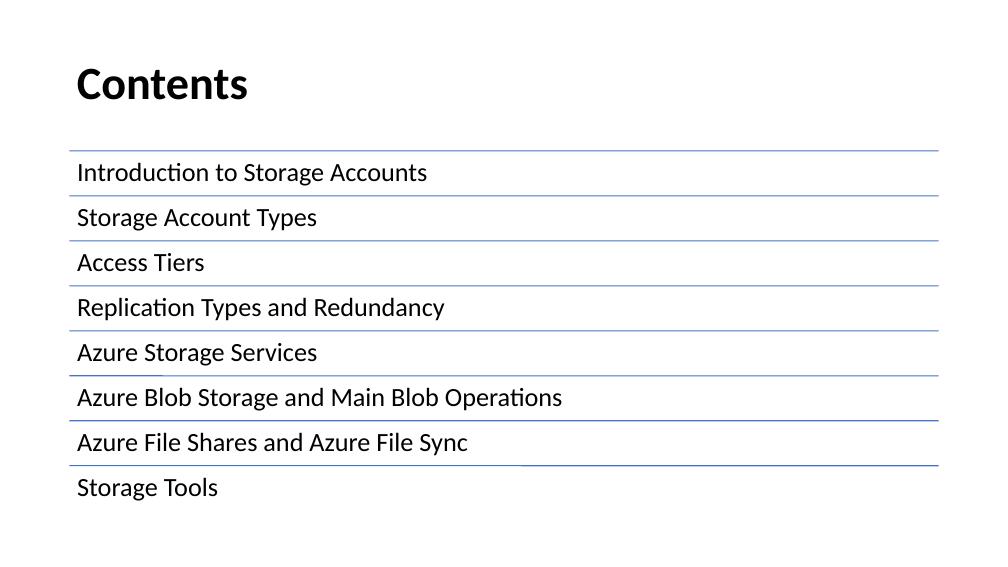
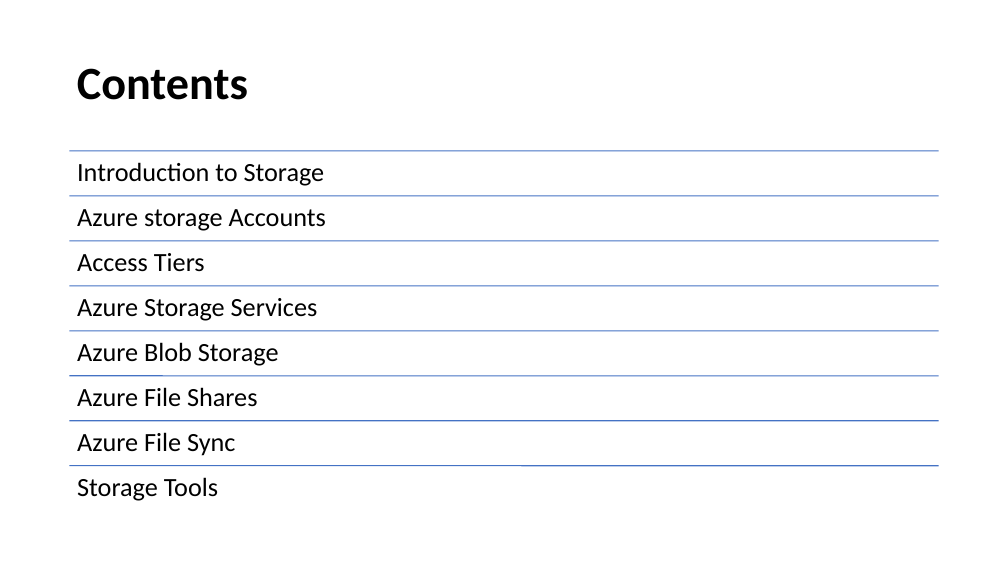
Before and after one commit to ahmedwahid/Azure-study-study, a slide deck: slide 3 of AZ-104 Azure storage - Ahmed Wahid.pptx. Drawn at 1008x567 pixels with LibreOffice and Linux fonts; fonts in the diff are those of the drawing. Boxes give left, top, right and bottom in pixels: in the first picture for what was removed or moved away, otherwise in the second. Text is boxed around its words. In the diff, an @@ line names an element or a change of style, - is before the commit and + after.

```diff
--- a/AZ-104 Azure storage - Ahmed Wahid.pptx
+++ b/AZ-104 Azure storage - Ahmed Wahid.pptx
@@ text at <box>77,162,325,186</box>: text changed @@
-Introduction to Storage Accounts
+Introduction to Storage
@@ text at <box>77,209,326,231</box>: text changed @@
-Storage Account Types
+Azure storage Accounts
@@ text "Azure Storage Services": place and size @@
-text "Azure Storage Services" at <box>77,343,318,366</box>
+text "Azure Storage Services" at <box>77,298,318,321</box>
@@ text removed at <box>77,297,445,321</box> @@
-Replication Types and Redundancy
@@ text at <box>77,342,279,366</box>: text changed @@
-Azure Blob Storage and Main Blob Operations
+Azure Blob Storage
@@ text added at <box>77,387,257,407</box>, 25 pt, text #000000 @@
+Azure File Shares
@@ text at <box>77,432,235,456</box>: text changed @@
-Azure File Shares and Azure File Sync
+Azure File Sync
```
Also in this commit, not shown: 7 other slides changed, 1 slide added.
